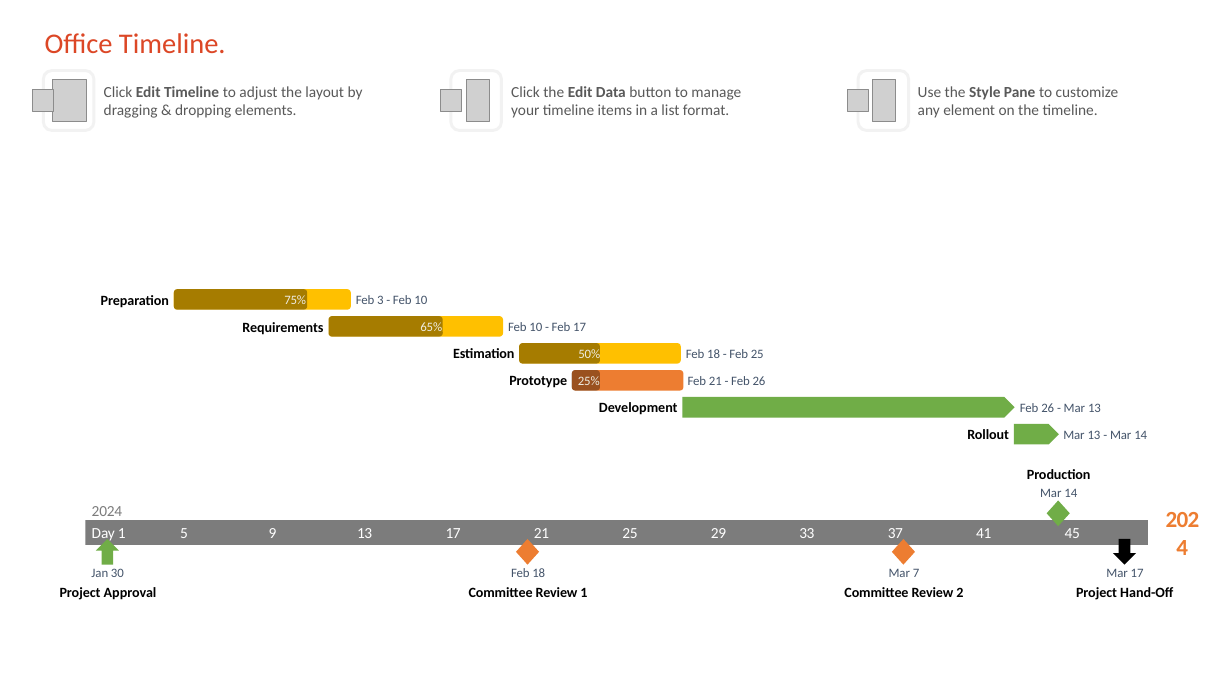
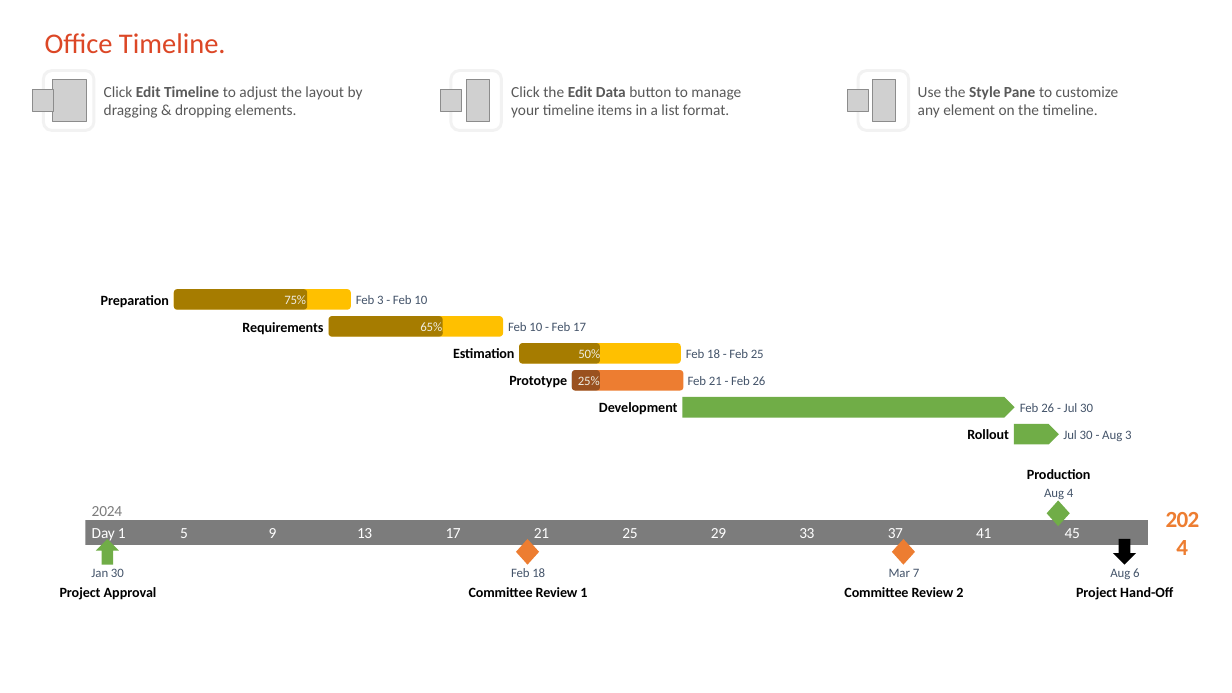
Before and after one commit to AhmedShafee92/Auto-Search, a slide deck: slide 1 of RoadMap.pptx. Drawn at 1232x693 pixels with LibreOffice and Linux fonts; fonts in the diff are those of the drawing; grey boxes stand for pictures. Boxes give left, top, right and bottom in pixels: in the first picture for what was removed or moved away, otherwise in the second. Text is boxed around its words. In the diff, an @@ line names an element or a change of style, - is before the commit and + after.

```diff
--- a/RoadMap.pptx
+++ b/RoadMap.pptx
@@ text at [1020, 403, 1093, 412]: text changed @@
-Feb 26 - Mar 13
+Feb 26 - Jul 30
@@ text at [1063, 430, 1131, 441]: text changed @@
-Mar 13 - Mar 14
+Jul 30 - Aug 3
@@ text at [1044, 489, 1073, 502]: text changed @@
-Mar 14
+Aug 4
@@ text at [1110, 568, 1139, 579]: text changed @@
-Mar 17
+Aug 6
```
Also in this commit, not shown: 1 other slide changed, 3 other files.
